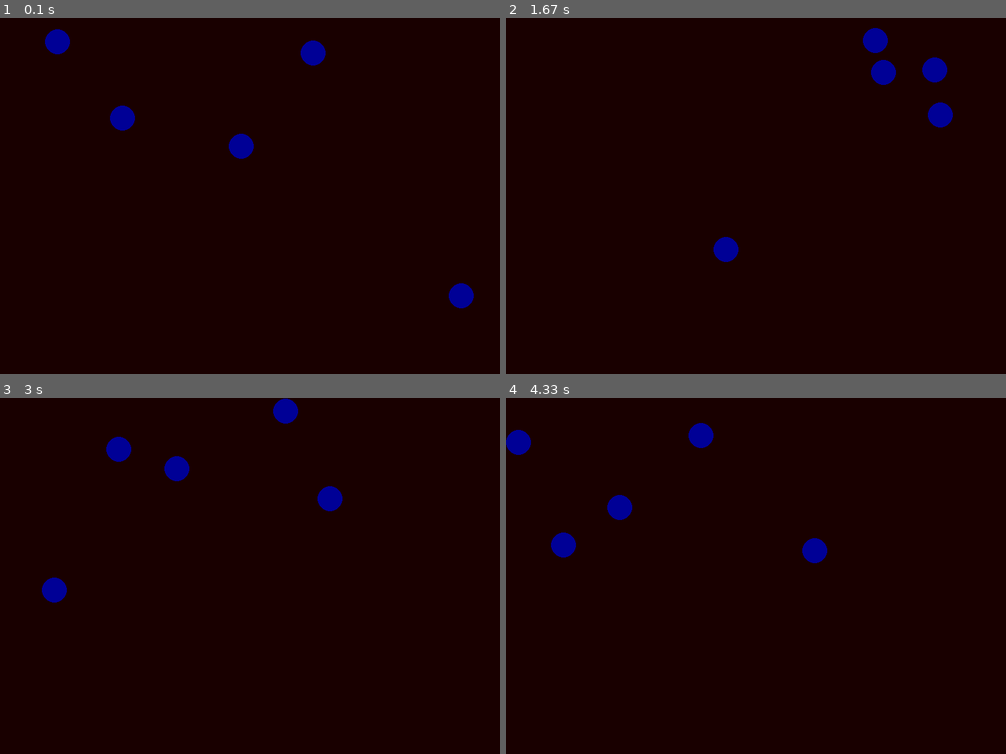
Above: before the commit, frames 1-4 (two rows, left to right).
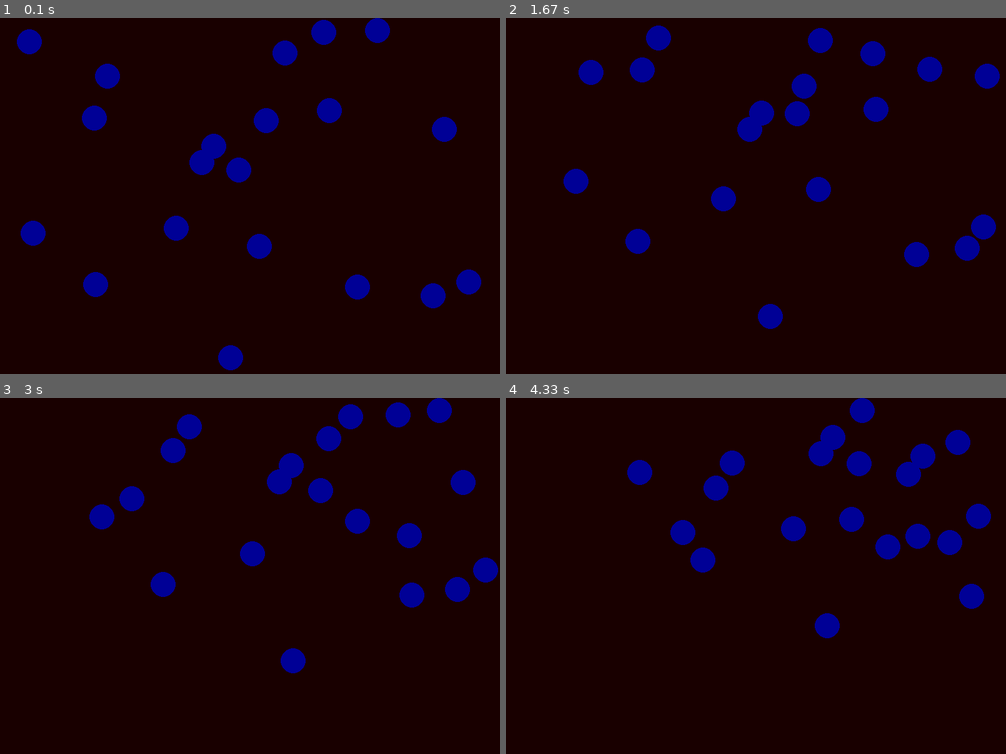
Above: after the commit, the same moments.

Repository: denalisk/pygame_experiments
Game: pygame game, started from hello.py
Same seed, same stepped clock (60 frames per second), same inputs: the game is played once before the commit and once after it.
Inputs:
- Up to frame 1 (0.1 s): no input
- Up to frame 2 (1.67 s): no input
- Up to frame 3 (3 s): no input
- Up to frame 4 (4.33 s): no input

The runs differ from the first frame. In frame 1, 6.6% of the frame differs, in the area x 3-97%, y 0-99%; in frame 2, 6.1%; in frame 3, 6.4%; in frame 4, 6.7%, in the area x 0-97%, y 0-68%.

Commit message:
make some bugs with the collisions

Diff:
--- a/hello.py
+++ b/hello.py
@@ -6,58 +6,35 @@
 Surface = pygame.display.set_mode((800,600))
 
 Circles = []
+Colliders = []
 class Circle:
     def __init__(self):
 ##        self.radius = int(random.random()*50) + 1
         self.radius = 20
         self.x = random.randint(self.radius, 800-self.radius)
         self.y = random.randint(self.radius, 600-self.radius)
-        self.speedx = 0.5*(random.random()+10.0)
+        self.speedx = 0.5*(random.random()+1.0)
         self.speedy = 0.5*(random.random()+1.0)
+        self.colliding = False;
 ##        self.mass = math.sqrt(self.radius)
-for x in range(5):
+for x in range(20):
     Circles.append(Circle())
 
-def CircleCollide(C1,C2):
-    C1Speed = math.sqrt((C1.speedx**2)+(C1.speedy**2))
-    XDiff = -(C1.x-C2.x)
-    YDiff = -(C1.y-C2.y)
-    print(XDiff)
-    print(YDiff)
-    if XDiff > 0:
-        if YDiff > 0:
-            Angle = math.degrees(math.atan(YDiff/XDiff))
-            XSpeed = -C1Speed*math.cos(math.radians(Angle))
-            YSpeed = -C1Speed*math.sin(math.radians(Angle))
-        elif YDiff < 0:
-            Angle = math.degrees(math.atan(YDiff/XDiff))
-            XSpeed = -C1Speed*math.cos(math.radians(Angle))
-            YSpeed = -C1Speed*math.sin(math.radians(Angle))
-    elif XDiff < 0:
-        if YDiff > 0:
-            Angle = 180 + math.degrees(math.atan(YDiff/XDiff))
-            XSpeed = -C1Speed*math.cos(math.radians(Angle))
-            YSpeed = -C1Speed*math.sin(math.radians(Angle))
-        elif YDiff < 0:
-            Angle = -180 + math.degrees(math.atan(YDiff/XDiff))
-            XSpeed = -C1Speed*math.cos(math.radians(Angle))
-            YSpeed = -C1Speed*math.sin(math.radians(Angle))
-    elif XDiff == 0:
-        if YDiff > 0:
-            Angle = -90
-        else:
-            Angle = 90
-        XSpeed = C1Speed*math.cos(math.radians(Angle))
-        YSpeed = C1Speed*math.sin(math.radians(Angle))
-    elif YDiff == 0:
-        if XDiff < 0:
-            Angle = 0
-        else:
-            Angle = 180
-        XSpeed = C1Speed*math.cos(math.radians(Angle))
-        YSpeed = C1Speed*math.sin(math.radians(Angle))
-    C1.speedx = XSpeed
-    C1.speedy = YSpeed
+def CircleCollide(ArrayOfCollisions):
+    for Collision in ArrayOfCollisions:
+        hold1x = Collision[0].speedx;
+        hold1y = Collision[0].speedy;
+        Collision[0].speedx = Collision[1].speedx;
+        Collision[0].speedy = Collision[1].speedy;
+        # C2.speedx = hold1x;
+        # C2.speedy = hold1y;
+        Collision[1].speedx = hold1x
+        Collision[1].speedy = hold1y
+        Collision[1].colliding = False;
+        Collision[0].colliding = False;
+    ArrayOfCollisions = []
+# All this needs to work is that the circles upon collision get removed from a collision table, because the double for loop is finding them once, swapping their velocity vectors, and finding them again, and swapping back. If you made a unique "collision" list, that checked for duplicates, you could add them to that and then loop through the collision list to assign new V vectors
+
 def Move():
     for Circle in Circles:
         Circle.x += Circle.speedx
@@ -70,7 +47,12 @@
         for Circle2 in Circles:
             if Circle != Circle2:
                 if math.sqrt(  ((Circle.x-Circle2.x)**2)  +  ((Circle.y-Circle2.y)**2)  ) <= (Circle.radius+Circle2.radius):
-                    CircleCollide(Circle,Circle2)
+                    if Circle.colliding == False:
+                        Circle.colliding = True;
+                        Circle2.colliding = True;
+                        Colliders.append([Circle, Circle2]);
+    CircleCollide(Colliders);
+
 def Draw():
     Surface.fill((25,0,0))
     for Circle in Circles:
